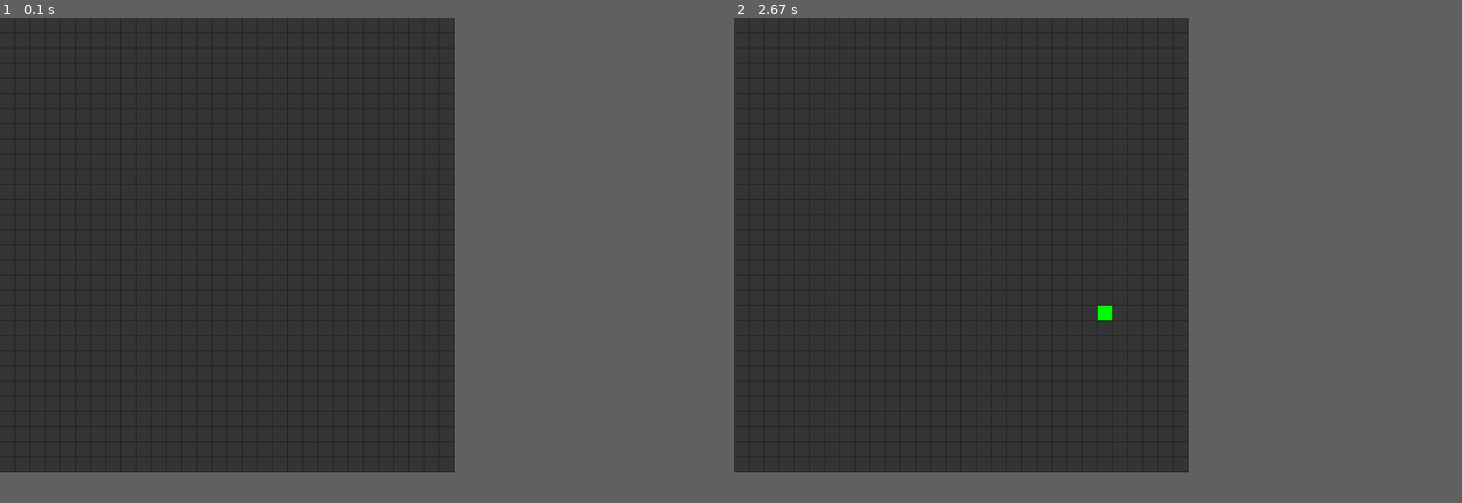
Above: before the commit, frames 1-2 (left to right).
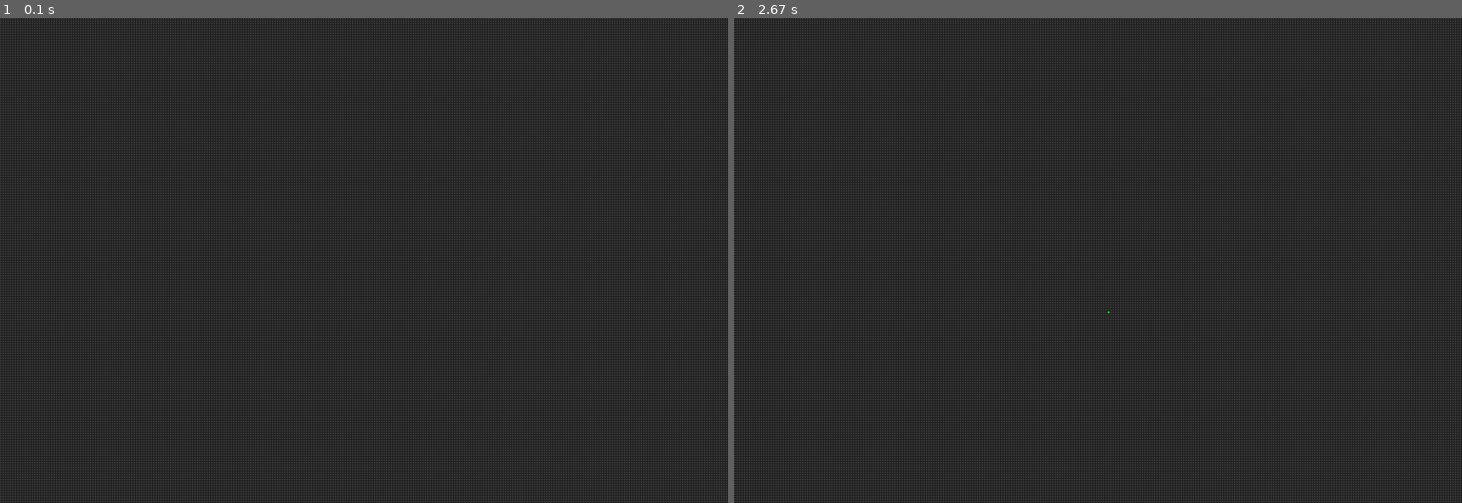
Above: after the commit, the same moments.

Repository: educ8s/Python-Game-Of-Life-with-Pygame
Game: pygame game, started from main.py
Same seed, same stepped clock (60 frames per second), same inputs: the game is played once before the commit and once after it.
Inputs (mouse positions are in pixels of both pictures, inside the frame that each line leads up to):
- Up to frame 1 (0.1 s): no input
- Up to frame 2 (2.67 s): tap Enter at 0.33 s; click (1105, 289) at 0.78 s; tap Space at 2.03 s; click (1105, 309) at 2.52 s
The window is 562x562 before the commit and 900x600 after it. Grey fills any space a smaller window leaves; there, only what the larger window draws over its background counts as a difference.

The runs differ from the first frame. In frame 1, 8.2% of the frame differs, in the area x 0-100%, y 0-100%; in frame 2, 8.3%.

Commit message:
Video Code

Diff:
--- a/grid.py
+++ b/grid.py
@@ -10,8 +10,8 @@
 	def draw(self, window):
 		for row in range(self.rows):
 			for column in range(self.columns):
-				color = (0, 255, 0) if self.cells[row][column] else (55, 55, 55)
-				pygame.draw.rect(window, color, (column * self.cell_size,  row * self.cell_size, self.cell_size - 1, self.cell_size - 1))
+				color = (0, 255, 0) if self.cells[row][column] else  (55, 55, 55)
+				pygame.draw.rect(window, color, (column * self.cell_size, row * self.cell_size, self.cell_size -1, self.cell_size - 1))
 
 	def fill_random(self):
 		for row in range(self.rows):
--- a/main.py
+++ b/main.py
@@ -1,36 +1,37 @@
 import pygame, sys
 from simulation import Simulation
 
-WINDOW_WIDTH = 750
-WINDOW_HEIGHT = 750
-CELL_SIZE = 25
+pygame.init()
+
+GREY = (29, 29, 29)
+WINDOW_WIDTH = 1200
+WINDOW_HEIGHT = 800
+CELL_SIZE = 4
 FPS = 12
-GREY = (29, 29, 29)
 
 window = pygame.display.set_mode((WINDOW_WIDTH, WINDOW_HEIGHT))
-pygame.display.set_caption("Game Of Life")
+pygame.display.set_caption("Game of Life")
 
+clock = pygame.time.Clock()
 simulation = Simulation(WINDOW_WIDTH, WINDOW_HEIGHT, CELL_SIZE)
-clock = pygame.time.Clock()
 
+#Simulation Loop
 while True:
+
 	# 1. Event Handling
 	for event in pygame.event.get():
 		if event.type == pygame.QUIT:
 			pygame.quit()
 			sys.exit()
-
-		elif event.type == pygame.MOUSEBUTTONDOWN:
-			if simulation.is_running() == False:
-				pos = pygame.mouse.get_pos()
-				row = pos[1] // CELL_SIZE
-				column = pos[0] // CELL_SIZE
-				simulation.toggle_cell(row, column)
-
-		elif event.type == pygame.KEYDOWN:
+		if event.type == pygame.MOUSEBUTTONDOWN:
+			pos = pygame.mouse.get_pos()
+			row = pos[1] // CELL_SIZE
+			column = pos[0] // CELL_SIZE
+			simulation.toggle_cell(row, column)
+		if event.type == pygame.KEYDOWN:
 			if event.key == pygame.K_RETURN:
 				simulation.start()
-				pygame.display.set_caption("Game Of Life is running")
+				pygame.display.set_caption("Game of Life is running")
 			elif event.key == pygame.K_SPACE:
 				simulation.stop()
 				pygame.display.set_caption("Game of Life has stopped")
@@ -44,7 +45,7 @@
 			elif event.key == pygame.K_c:
 				simulation.clear()
 
-	# 2. Updating
+	# 2. Updating State
 	simulation.update()
 
 	# 3. Drawing
--- a/simulation.py
+++ b/simulation.py
@@ -8,39 +8,51 @@
 		self.columns = width // cell_size
 		self.run = False
 
-	def count_live_neighbours(self, grid, row, column):
+	def draw(self, window):
+		self.grid.draw(window)
+
+	def count_live_neighbors(self, grid, row, column):
 		live_neighbors = 0
+
 		neighbor_offsets = [(-1, -1), (-1, 0), (-1, 1), (0, -1), (0, 1), (1, -1), (1, 0), (1, 1)]
 		for offset in neighbor_offsets:
 			new_row = (row + offset[0]) % self.rows
 			new_column = (column + offset[1]) % self.columns
 			if self.grid.cells[new_row][new_column] == 1:
 				live_neighbors += 1
+
 		return live_neighbors
 
-	def draw(self, window):
-		self.grid.draw(window)
-
 	def update(self):
-		if self.run:
+		if self.is_running():
 			for row in range(self.rows):
 				for column in range(self.columns):
-					live_neighbors = self.count_live_neighbours(self.grid, row, column)
+					live_neighbors = self.count_live_neighbors(self.grid, row, column)
 					cell_value = self.grid.cells[row][column]
+
 					if cell_value == 1:
-						if live_neighbors < 2 or live_neighbors > 3:
-							self.temp_grid.cells[row][column] = False
+						if live_neighbors > 3 or live_neighbors < 2:
+							self.temp_grid.cells[row][column] = 0
 						else:
-							self.temp_grid.cells[row][column] = True
+							self.temp_grid.cells[row][column] = 1
 					else:
 						if live_neighbors == 3:
-							self.temp_grid.cells[row][column] = True
+							self.temp_grid.cells[row][column] = 1
 						else:
-							self.temp_grid.cells[row][column] = False
+							self.temp_grid.cells[row][column] = 0
 
 			for row in range(self.rows):
-					for column in range(self.columns):
-						self.grid.cells[row][column] = self.temp_grid.cells[row][column]
+				for column in range(self.columns):
+					self.grid.cells[row][column] = self.temp_grid.cells[row][column]
+
+	def is_running(self):
+		return self.run
+
+	def start(self):
+		self.run = True
+
+	def stop(self):
+		self.run = False
 
 	def clear(self):
 		if self.is_running() == False:
@@ -48,16 +60,7 @@
 
 	def create_random_state(self):
 		if self.is_running() == False:
-			self.grid.fill_random();
-
-	def is_running(self):
-		return self.run
-
-	def stop(self):
-		self.run = False
-
-	def start(self):
-		self.run = True
+			self.grid.fill_random()
 
 	def toggle_cell(self, row, column):
 		if self.is_running() == False:
